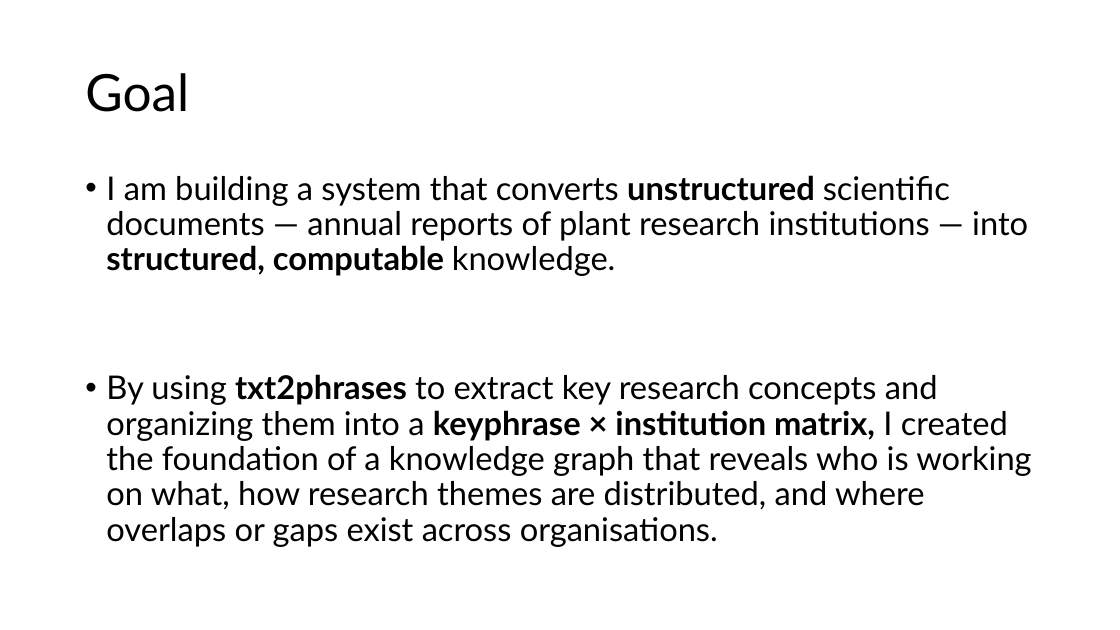
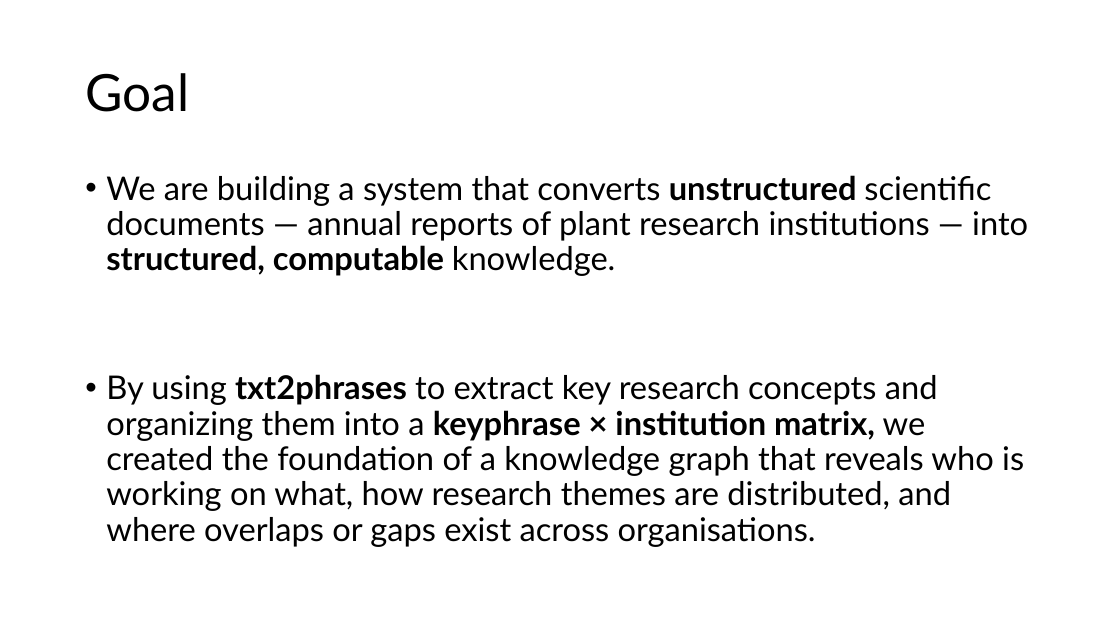
Before and after one commit to semanticClimate/internship_sC, a slide deck: slide 2 of txt2phrases/Presentation.pptx. Drawn at 1120x630 pixels with LibreOffice and Linux fonts; fonts in the diff are those of the drawing. Boxes give left, top, right and bottom in pixels: in the first picture for what was removed or moved away, otherwise in the second. Text is boxed around its words. In the diff, an @@ line names an element or a change of style, - is before the commit and + after.

Commit message:
presentation

```diff
--- a/txt2phrases/Presentation.pptx
+++ b/txt2phrases/Presentation.pptx
@@ text at (106, 175, 1028, 547): text changed @@
-• I am building a system that converts unstructured scientific documents — annual reports of plant research institutions — into structured, computable knowledge.
-• By using txt2phrases to extract key research concepts and organizing them into a keyphrase × institution matrix, I created the foundation of a knowledge graph that reveals who is working on what, how research themes are distributed, and where overlaps or gaps exist across organisations.
+• We are building a system that converts unstructured scientific documents — annual reports of plant research institutions — into structured, computable knowledge.
+• By using txt2phrases to extract key research concepts and organizing them into a keyphrase × institution matrix, we created the foundation of a knowledge graph that reveals who is working on what, how research themes are distributed, and where overlaps or gaps exist across organisations.
```
Also in this commit, not shown: 2 other slides changed, 3 slides added.
